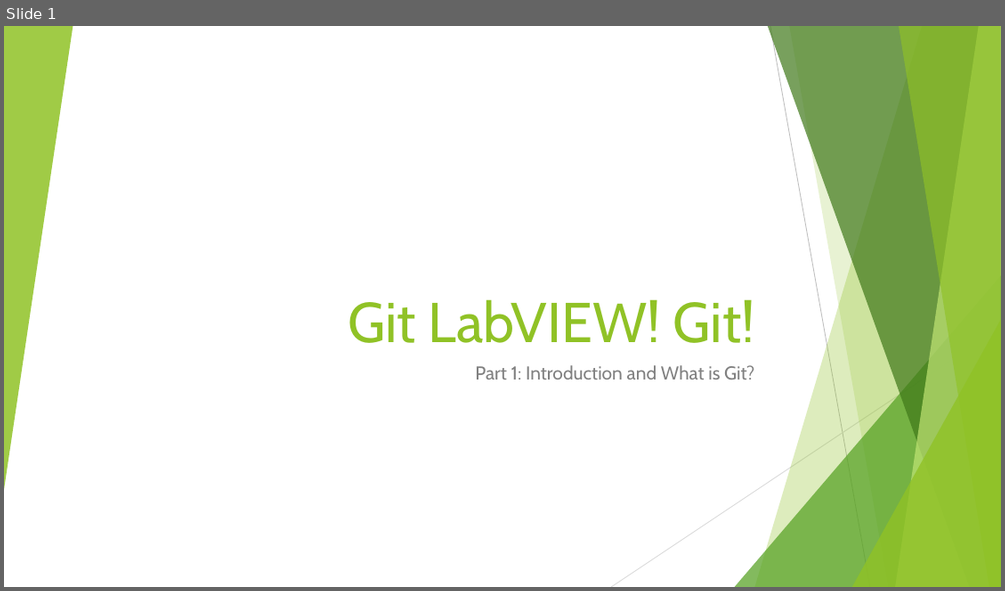
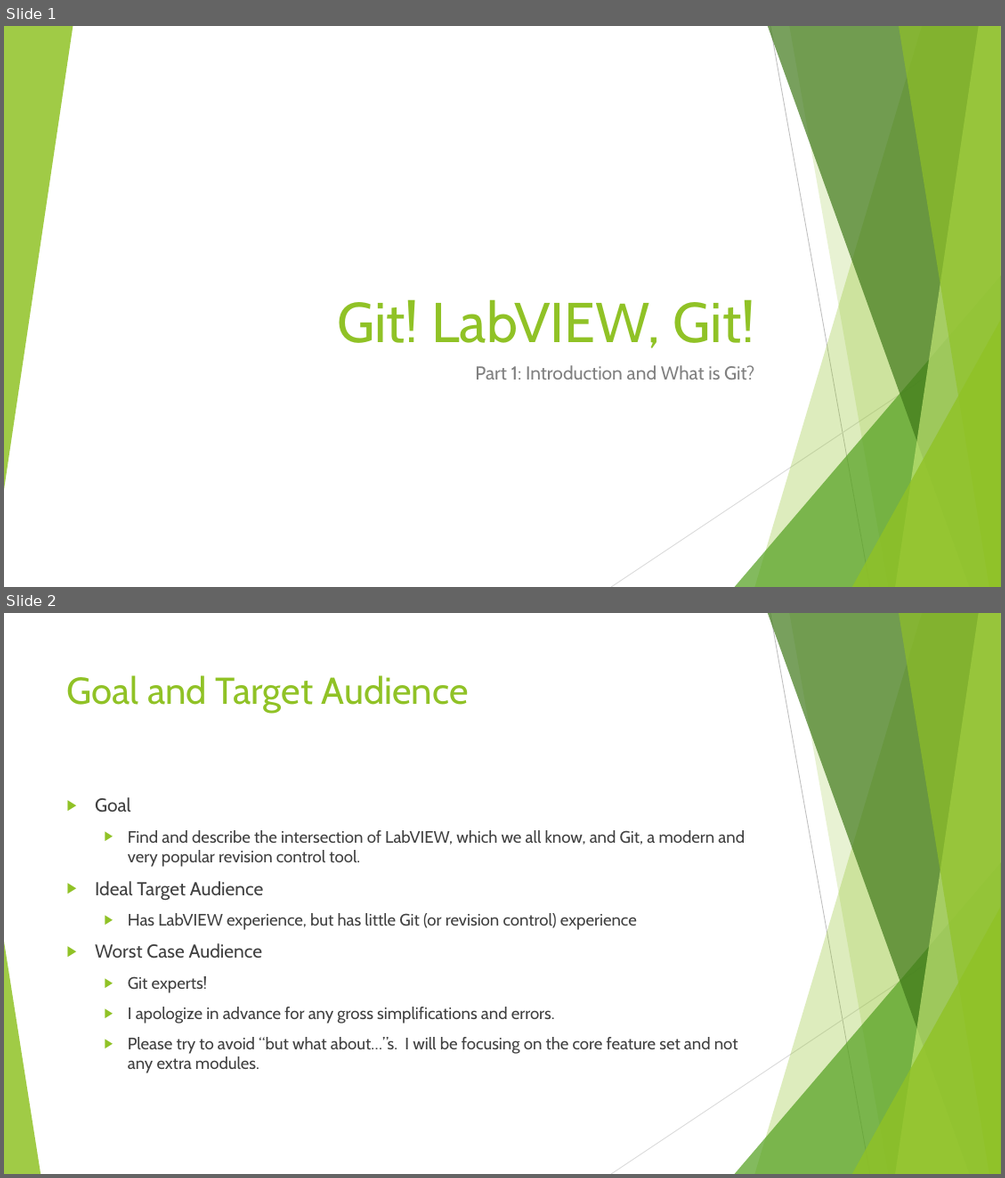
Before and after one commit to sethkaz/git-presentation, a slide deck: Git and LV.pptx. Shown one above the other, each under a label of ours: slide 1 before the commit, slides 1 and 2 after it. The pictures are 1005x591 and 1005x1178 pixels, drawn with LibreOffice and Linux fonts; fonts in the diff are those of the drawing. Boxes give left, top, right and bottom in pixels: in the first picture for what was removed or moved away, otherwise in the second. Text is boxed around its words. In the diff, an @@ line names an element or a change of style, - is before the commit and + after.

```diff
--- a/Git and LV.pptx
+++ b/Git and LV.pptx
@@ slide 2 added at box(4, 613, 1001, 1174), background #FFFFFF; not listed: 9 template elements that a slide beside it also shows @@
@@ title added at box(67, 675, 469, 713), 36 pt, text #90C226 @@
+Goal and Target Audience
@@ text added at box(95, 797, 744, 1073), 16 pt, text #404040 @@
+▶ Goal
+  ▶ Find and describe the intersection of LabVIEW, which we all know, and Git, a modern and very popular revision control tool.
+▶ Ideal Target Audience
+  ▶ Has LabVIEW experience, but has little Git (or revision control) experience
+▶ Worst Case Audience
+  ▶ Git experts!
+  ▶ I apologize in advance for any gross simplifications and errors.
+  ▶ Please try to avoid “but what about…”s. I will be focusing on the core feature set and not any extra modules.
@@ triangle added at box(4, 941, 40, 1174), fill #90C226 at 85% opacity @@
@@ slide 1 changed as well @@
@@ title at box(337, 299, 755, 348): text changed @@
-Git LabVIEW! Git!
+Git! LabVIEW, Git!
```
Also in this commit, not shown: 1 other slide changed, 10 other slides added, 1 slide removed.
